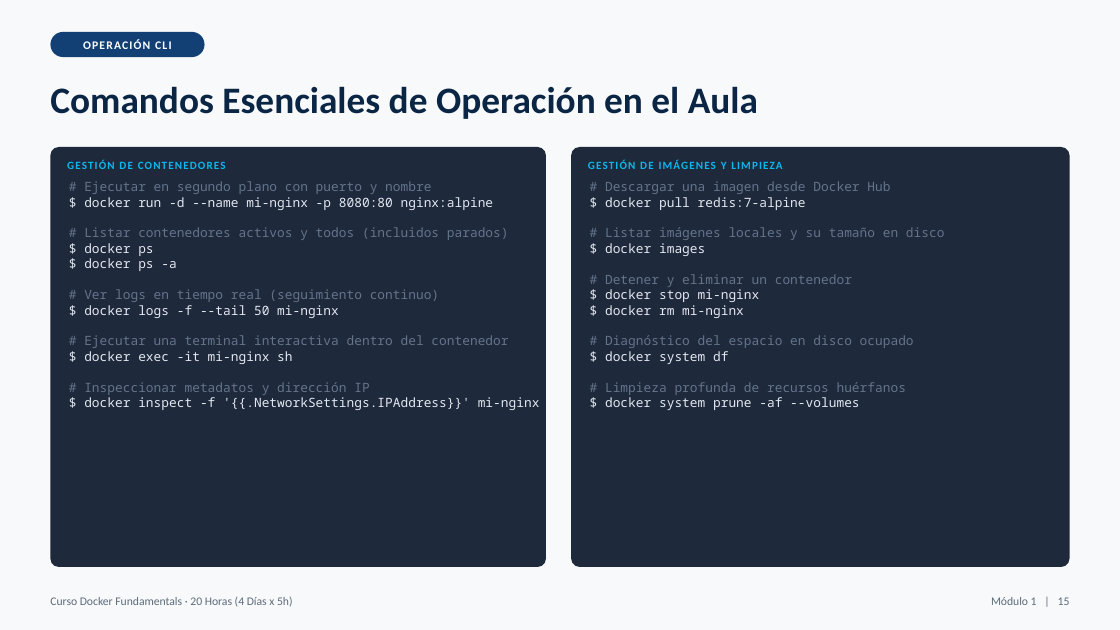
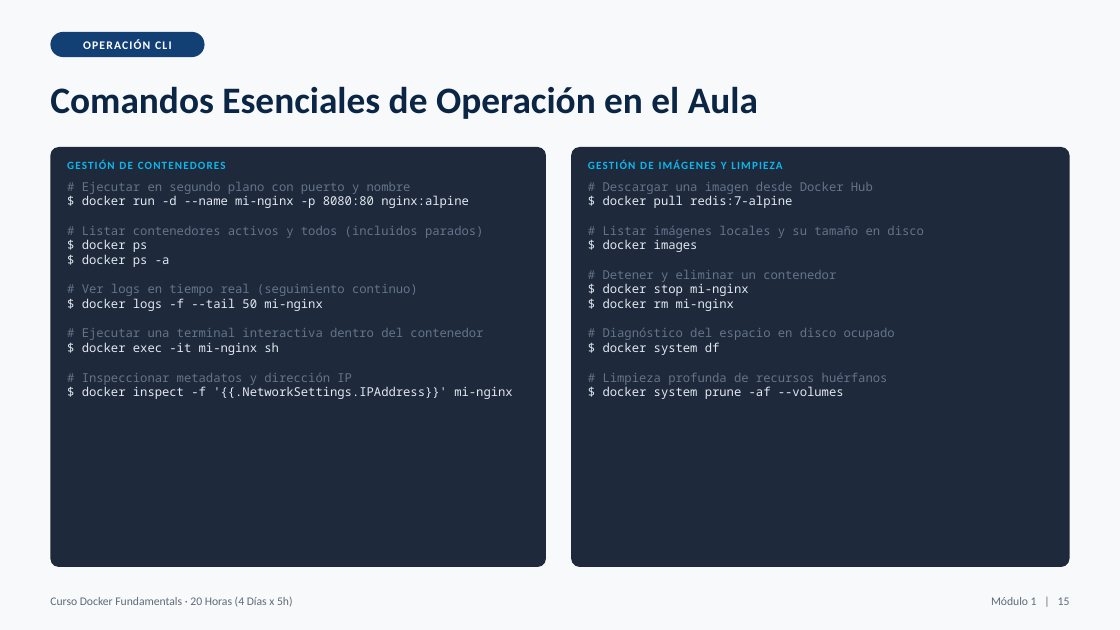
Before and after one commit to masalinas/training-docker-fundamentals, a slide deck: slide 15 of Docker_Fundamentals_20H.pptx. Drawn at 1120x630 pixels with LibreOffice and Linux fonts; fonts in the diff are those of the drawing. Boxes give left, top, right and bottom in pixels: in the first picture for what was removed or moved away, otherwise in the second. Text is boxed around its words. In the diff, an @@ line names an element or a change of style, - is before the commit and + after.

```diff
--- a/Docker_Fundamentals_20H.pptx
+++ b/Docker_Fundamentals_20H.pptx
@@ text "# Ejecutar en segundo plano ..." at bbox=[82, 182, 512, 399]: size 11 to 10.5 pt @@
@@ text "# Descargar una imagen desde ..." at bbox=[603, 182, 924, 399]: size 11 to 10.5 pt @@
```
Also in this commit, not shown: 36 other slides changed, 11 other files.
